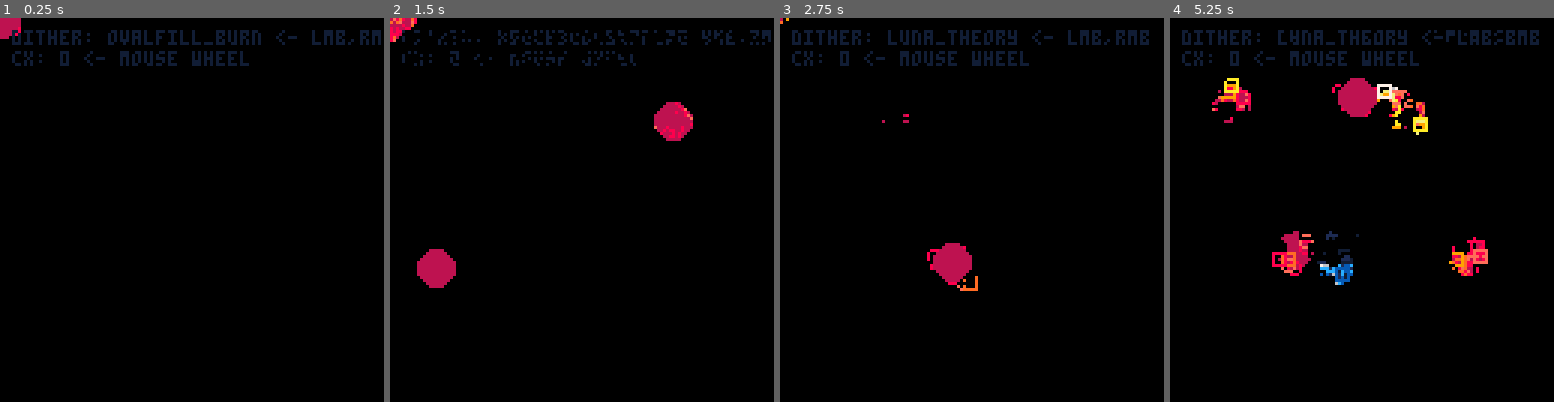
Above: before the commit, frames 1-4 (left to right).
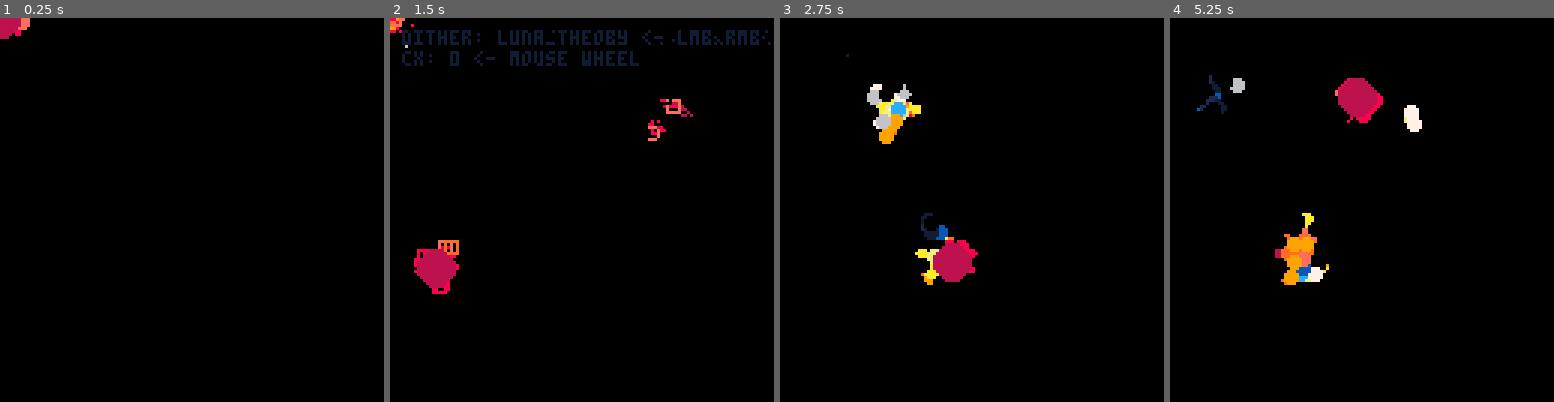
Above: after the commit, the same moments.

Repository: aebrer/pico8_carts
Game: PICO-8 cartridge dither/dither_library.p8
Same seed, same stepped clock (60 frames per second), same inputs: the game is played once before the commit and once after it.
Inputs (mouse positions are in pixels of both pictures, inside the frame that each line leads up to):
- Up to frame 1 (0.25 s): no input
- Up to frame 2 (1.5 s): click (670, 121) at 0.67 s; tap O (Z key) at 0.7 s; click (436, 267) at 1.22 s
- Up to frame 3 (2.75 s): tap O (Z key) at 1.7, 2.1, 2.5 s; click (887, 114) at 1.77 s; click (952, 259) at 2.32 s
- Up to frame 4 (5.25 s): click (1404, 106) at 2.87 s; tap O (Z key) every 0.4 s from 2.9 to 4.9 s; click (1465, 256) at 3.42 s; click (1231, 102) at 3.97 s; click (1292, 248) at 4.52 s; click (1354, 94) at 5.07 s

The runs differ from the first frame. In frame 1, 2.4% of the frame differs, in the area x 3-100%, y 0-13%; in frame 2, 3.0%; in frame 3, 4.1%; in frame 4, 6.5%, in the area x 3-97%, y 3-70%.

Commit message:
add gif recording

Diff:
--- a/dither/dither_library.p8
+++ b/dither/dither_library.p8
@@ -43,6 +43,9 @@
  return new_idx
 end
 
+function round(n)
+ return (n%1<0.5) and flr(n) or ceil(n)
+end
 --------------------------------
 --       config init          --
 --------------------------------
@@ -117,8 +120,8 @@
     local x = (pxl.x - cx)
     local y = (pxl.y - cy)
     c=pget(x,y)
-    x*=pull
-    y*=pull
+    x = round(x*pull)
+    y = round(y*pull)
     ovalfill(x-rect_w,y-rect_h,x+rect_w,y+rect_h,burn(c))
    end
   end
@@ -144,8 +147,8 @@
     local x = (pxl.x - cx)
     local y = (pxl.y - cy)
     c=pget(x,y)
-    x*=pull
-    y*=pull
+    x = round(x*pull)
+    y = round(y*pull)
     pset(x,y,burn(c))
    end
   end
@@ -209,8 +212,8 @@
    local x = (pxl.x - cx)
    local y = (pxl.y - cy)
    c=pget(x,y)
-   x*=pull
-   y*=pull
+   x = round(x*pull)
+   y = round(y*pull)
    circ(x,y,circ_r,burn(c))
   elseif dm == "burn" then
    local fudge_x = (flr(rnd(fudge_factor)) + 1) * rnd_sign()
@@ -221,8 +224,8 @@
      local x = (pxl.x - cx)
      local y = (pxl.y - cy)
      c=pget(x,y)
-     x*=pull
-     y*=pull
+     x = round(x*pull)
+     y = round(y*pull)
      circ(x,y,circ_r,burn(c))
     end
    end
@@ -235,8 +238,8 @@
      local x = (pxl.x - cx)
      local y = (pxl.y - cy)
      c=pget(x,y)
-     x*=pull
-     y*=pull
+     x = round(x*pull)
+     y = round(y*pull)
      rect(x-rect_w,y-rect_h,x+rect_w,y+rect_h,burn(c))
     end
    end
@@ -288,7 +291,8 @@
 add(config.colors.methods, "twobit_bw")
 config.colors.default = {1,2,3,4,5,6,7,8,9,10,11,12,13,14,15}
 add(config.colors.methods, "default")
-
+config.colors.alt_default = {-15,-14,-13,-12,-11,-10,-9,-8,-7,-6,-5,-4,-3,-2,-1}
+add(config.colors.methods, "alt_default")
 
 --------------------------------
 --         brushes            --
@@ -327,6 +331,39 @@
 --------------------------------
 --         effects            --
 --------------------------------
+
+--------------------------------
+--          timing            --
+--------------------------------
+
+config.timing = {}
+add(config.params, "timing")
+config.timing.methods = {}
+config.timing.i = 1
+config.timing.params = {}
+config.timing.param_i = 1
+
+config.timing.loop_len = 8
+config.timing.loop_div = 2
+config.timing.loop_counter = 0
+config.timing.timing_zero = true  -- not displayed
+
+config.timing.gif_record = false
+config.timing.rec_started = false  -- not displayed
+config.timing.rec_ended = false  -- not displayed
+config.timing.cls_needed = true  -- not displayed
+
+config.timing.params = {
+ {"loop_len", "int_lim", {1,16}},
+ {"loop_div", "int_lim", {1,16}},
+ {"loop_counter", "null"},  -- resets to zero when scrolled
+ {"gif_record", "bool"}
+}
+
+function config.timing.standard_loop()
+ return (t())%(config.timing.loop_len/config.timing.loop_div)/(config.timing.loop_len/config.timing.loop_div)
+end
+add(config.timing.methods, "standard_loop")
 
 
 --------------------------------
@@ -423,6 +460,15 @@
     new_param_param_value = curr_param_param_value * 0.97
     new_param_param_value = min(new_param_param_value, high_lim)
     new_param_param_value = max(new_param_param_value, low_lim)
+   elseif curr_pp_type == "int_lim" then
+    local curr_pp_lim = config[config.params[config.param_i]].params[curr_param_param_idx][3]
+    local low_lim = curr_pp_lim[1]
+    local high_lim = curr_pp_lim[2]
+    new_param_param_value = curr_param_param_value - 1
+    new_param_param_value = min(new_param_param_value, high_lim)
+    new_param_param_value = max(new_param_param_value, low_lim)
+   elseif curr_pp_type == "bool" then
+    new_param_param_value = not curr_param_param_value
    end
    config[config.params[config.param_i]][curr_param_param_name] = new_param_param_value
    ppv_changed = true
@@ -447,6 +493,15 @@
     new_param_param_value = curr_param_param_value * 1.03
     new_param_param_value = min(new_param_param_value, high_lim)
     new_param_param_value = max(new_param_param_value, low_lim)
+   elseif curr_pp_type == "int_lim" then
+    local curr_pp_lim = config[config.params[config.param_i]].params[curr_param_param_idx][3]
+    local low_lim = curr_pp_lim[1]
+    local high_lim = curr_pp_lim[2]
+    new_param_param_value = curr_param_param_value + 1
+    new_param_param_value = min(new_param_param_value, high_lim)
+    new_param_param_value = max(new_param_param_value, low_lim)
+   elseif curr_pp_type == "bool" then
+    new_param_param_value = not curr_param_param_value
    end
    config[config.params[config.param_i]][curr_param_param_name] = new_param_param_value
    ppv_changed = true
@@ -492,6 +547,26 @@
 end
 
 --------------------------------
+--          timing            --
+--------------------------------
+
+local timing_name = config.timing.methods[config.timing.i]
+local timing_func = config.timing[timing_name]
+local timing = timing_func()
+local timing_zero = config.timing.timing_zero
+local loop_counter = config.timing.loop_counter
+
+if timing <= 0.01 and not timing_zero then
+ config.timing.timing_zero = true
+end
+
+if timing > 0.01 and timing_zero then
+ config.timing.timing_zero = false
+ config.timing.loop_counter += 1
+ srand(seed)
+end
+
+--------------------------------
 --       do dithering         --
 --------------------------------
 local dither_name = config.dither.methods[config.dither.i]
@@ -537,13 +612,38 @@
  if curr_param_param_idx != nil then
   local curr_param_param_name = config[config.params[config.param_i]].params[curr_param_param_idx][1]
   local curr_param_param_value = config[config.params[config.param_i]][curr_param_param_name]
-  ?curr_param_param_name..": "..curr_param_param_value.." <- mouse wheel",-60,-53,pr_col
+  ?curr_param_param_name..": "..tostr(curr_param_param_value).." <- mouse wheel",-60,-53,pr_col
  end
 end
 
 
 flip()
 pal(palette, 1)
+
+--------------------------------
+--         recording          --
+--------------------------------
+
+if config.timing.gif_record then
+ if loop_counter == 2 and not config.timing.rec_started then
+  extcmd("rec") -- start recording
+  config.timing.rec_started = true
+ end
+ if loop_counter == 4 and not config.timing.rec_ended then
+  extcmd("video") -- save video
+  config.timing.rec_ended = true
+ end
+end
+
+if config.timing.loop_counter == 0 and config.timing.cls_needed then
+ config.timing.rec_started = false
+ config.timing.rec_ended = false
+ cls()
+ config.timing.cls_needed = false
+ display_params = false
+elseif config.timing.loop_counter >= 1 then
+ config.timing.cls_needed = true
+end
 
 goto _
 __gfx__
